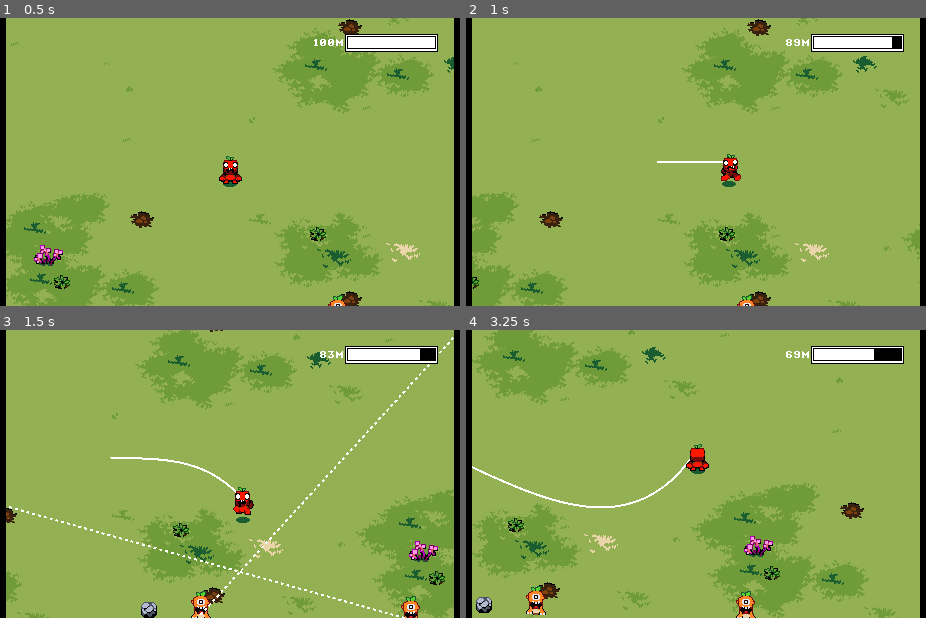
Above: before the commit, frames 1-4 (two rows, left to right).
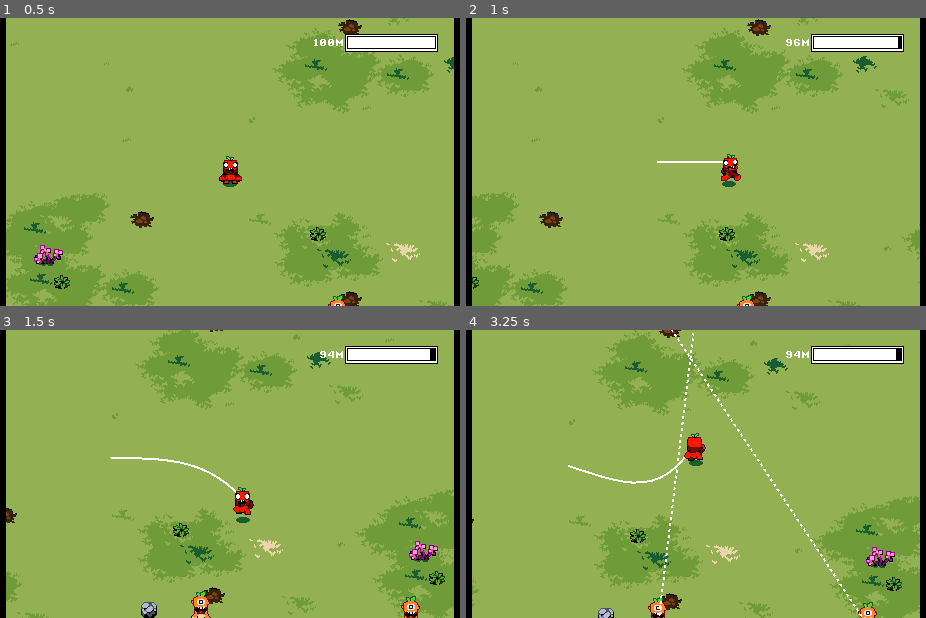
Above: after the commit, the same moments.

Repository: elementary-luke/GMTK2025
Game: Godot game, scene res://scenes/main.tscn
The game is run twice, just before and just after one commit, with the same random seed, the same clock (stepped at 60 frames per second) and the same inputs. The engine's default icon, where the game draws it, is replaced by a stand-in: a white triangle on a blue panel in a dark square.
Inputs:
- Up to frame 1 (0.5 s): no input
- Up to frame 2 (1 s): tap Enter at 0.5 s; hold Right (right) from 0.53 s (still down); tap Space (main_action) at 0.6 s
- Up to frame 3 (1.5 s): release Right (right) at 1.28 s; hold Down (down) from 1.28 s (still down); tap Space (main_action) at 1.35 s
- Up to frame 4 (3.25 s): release Down (down) at 2.03 s; hold Right (right) 2.03-2.78 s; tap Space (main_action) at 2.1, 2.85 s; hold Up (up) from 2.78 s (still down)

Frame 1 is identical in both runs. In frame 2, less than 0.1% of the frame differs, in the area x 69-94%, y 6-11%; in frame 3, 0.7%; in frame 4, 32%, in the area x 1-99%, y 0-100%.

Commit message:
scissor bars, better scissor spacing

Diff:
--- a/rope.gd
+++ b/rope.gd
@@ -80,12 +80,12 @@
 	if Global.Player.moving:
 		for i in range(0, rope_phy_iterations):
 			apply_distance_constraints()
-			if i % 5 == 0:
+			if i % 10 == 0:
 				resolve_collisions()
 
 		for i in range(0, rope_phy_iterations):
 			apply_smoothing_constraints()
-			if i % 5 == 0:
+			if i % 10 == 0:
 				resolve_collisions()
 
 	resolve_collisions()
@@ -198,14 +198,14 @@
 func get_nearest_point(pos):
 	var closest_point = Vector2.ZERO
 	var min_dist_sq = INF
-	var min_d_index = 0
+	var min_d_index = -1
 
 	for i in range(0, segments.size() - 1):
 
 		if (i == 0 || i == segments.size() - 1) && len(segments) > 2:
 			continue
 		var d = pos.distance_squared_to(segments[i].pos)
-		if d < min_dist_sq && segments[i].scissor == null:
+		if d < min_dist_sq && segments[i].scissor == null and segments[i - 1].scissor == null and segments[i + 1].scissor == null:
 			min_dist_sq = d
 			min_d_index = i
 
@@ -213,6 +213,9 @@
 
 func cut(cut_index):
 	if cut_index == segments.size() - 2 || cut_index == segments.size() - 1:
+		for i in segments:
+			if i.scissor != null:
+				i.scissor.reset()
 		segments.clear()
 		Global.Player.casting_rope = false
 		$Line.clear_points()
--- a/scenes/blaster.tscn
+++ b/scenes/blaster.tscn
@@ -68,6 +68,7 @@
 autostart = true
 
 [node name="ChargeUpTimer" type="Timer" parent="."]
+wait_time = 0.4
 one_shot = true
 
 [node name="Sprite2D" type="AnimatedSprite2D" parent="."]
--- a/scenes/scissor.tscn
+++ b/scenes/scissor.tscn
@@ -2,6 +2,9 @@
 
 [ext_resource type="Script" uid="uid://ccow0ccnycu0g" path="res://scripts/scissor.gd" id="1_j3cs6"]
 [ext_resource type="Texture2D" uid="uid://0q1t131w76bw" path="res://sprites/Enemies/MouseSnipper/mouse_snipper_spritesheet.png" id="2_j3cs6"]
+
+[sub_resource type="RectangleShape2D" id="RectangleShape2D_sugp2"]
+size = Vector2(8.33333, 20.6667)
 
 [sub_resource type="AtlasTexture" id="AtlasTexture_sx31p"]
 atlas = ExtResource("2_j3cs6")
@@ -67,9 +70,6 @@
 "speed": 10.0
 }]
 
-[sub_resource type="RectangleShape2D" id="RectangleShape2D_sugp2"]
-size = Vector2(8.33333, 20.6667)
-
 [node name="Scissor" type="CharacterBody2D" groups=["scissor"]]
 z_index = 4
 y_sort_enabled = true
@@ -78,17 +78,30 @@
 collision_mask = 4
 script = ExtResource("1_j3cs6")
 
-[node name="Sprite2D" type="AnimatedSprite2D" parent="."]
-position = Vector2(-7.86805e-07, -9)
-sprite_frames = SubResource("SpriteFrames_sydhx")
-autoplay = "default"
-
 [node name="CollisionShape2D" type="CollisionShape2D" parent="."]
-position = Vector2(-6.99382e-07, -8)
+position = Vector2(-6.99381e-07, -8)
 shape = SubResource("RectangleShape2D_sugp2")
 
 [node name="LookTimer" type="Timer" parent="."]
 wait_time = 0.2
 autostart = true
 
+[node name="IdleTimer" type="Timer" parent="."]
+wait_time = 5.0
+one_shot = true
+
+[node name="CutBarPivot" type="Node2D" parent="."]
+visible = false
+position = Vector2(7.99998, 6.00002)
+
+[node name="CutBar" type="Polygon2D" parent="CutBarPivot"]
+color = Color(1, 0.384314, 0.392157, 1)
+polygon = PackedVector2Array(0, -2, -18, -2, -18, 2, 0, 2)
+
+[node name="Sprite2D" type="AnimatedSprite2D" parent="."]
+position = Vector2(-7.86806e-07, -9)
+sprite_frames = SubResource("SpriteFrames_sydhx")
+autoplay = "default"
+
 [connection signal="timeout" from="LookTimer" to="." method="_on_look_timer_timeout"]
+[connection signal="timeout" from="IdleTimer" to="." method="_on_idle_timer_timeout"]
--- a/scripts/player.gd
+++ b/scripts/player.gd
@@ -14,8 +14,8 @@
 var can_be_stunned = true
 var last = Vector2(0, 0)
 var can_extend = false
-var rope_left : float = 100
-var max_rope : float = 100
+var rope_left : float = 300
+var max_rope : float = 300
 var min_rope_segments = 2
 
 var anim_name = "idle_forward"
--- a/scripts/scissor.gd
+++ b/scripts/scissor.gd
@@ -7,10 +7,14 @@
 var cut = 0.0
 var cut_time = 4.0
 var chew_dir = 1
+var idling = false
+var idle_dir = Vector2(0, 0)
 
 func _ready():
 	if randi_range(0, 1) == 0:
 		chew_dir = -1
+
+	reset()
 
 func _physics_process(delta: float) -> void:
 	var segments = Global.Rope.segments
@@ -25,23 +29,51 @@
 					cut += delta
 					if cut > cut_time:
 						Global.Rope.cut(seg_index)
+						reset()
 					else:
-						$Sprite2D.modulate.g = 1.0 - cut / cut_time
-						$Sprite2D.modulate.b = 1.0 - cut / cut_time
+						$CutBarPivot.global_rotation = 0.0
+						$CutBarPivot.global_position = $CollisionShape2D.global_position + Vector2(0, -20.0)
+						$CutBarPivot/CutBar.color.g = 1 - cut / cut_time
+						$CutBarPivot/CutBar.color.b = 1 - cut / cut_time
+						$CutBarPivot.scale.x = cut / cut_time
 			else:
 				if seg_index < segments.size():
 					look_at(segments[seg_index].pos)
 					var diff = segments[seg_index].pos - global_position
 					if diff.length() < 5.0 && segments[seg_index].scissor == null:
+						$CutBarPivot.scale.x = 0.0
+						$CutBarPivot.show()
 						attached = true
 						segments[seg_index].scissor = self
 					else:
-						velocity = diff.normalized() * speed
+						velocity = diff.normalized() * speed * 0.6
 						look_at(position + velocity)
 						rotation -= deg_to_rad(90)
 						move_and_slide()
 	else:
-		reset()
+		if !idling:
+			look_smwhr_new()
+			idling = true
+			$IdleTimer.start(randf_range(1.0, 3.0))
+		elif idle_dir != Vector2.ZERO:
+			velocity = idle_dir * speed
+			look_at(position + velocity)
+			rotation -= deg_to_rad(90)
+			move_and_slide()
+
+func _on_idle_timer_timeout() -> void:
+	if idling:
+		idle_dir = Vector2(0, 0)
+	else:
+		return
+
+	await get_tree().create_timer(randf_range(0.5, 2.0)).timeout
+	if idling:
+		look_smwhr_new()
+		$IdleTimer.start(randf_range(1.0, 5.0))
+
+func look_smwhr_new():
+	idle_dir = Vector2(1.0, 0.0).rotated(randf_range(0, 2 * PI))
 
 func reset():
 	target = null
@@ -49,9 +81,10 @@
 	attached = false
 	cut = 0.0
 	$LookTimer.start(0.2)
-	$Sprite2D.modulate.g = 1.0
-	$Sprite2D.modulate.b = 1.0
+	$CutBarPivot.hide()
 
 func _on_look_timer_timeout() -> void:
 	if !attached:
-		seg_index = Global.Rope.get_nearest_point(global_position)
+		var si = Global.Rope.get_nearest_point(global_position)
+		if si != -1:
+			seg_index = si
